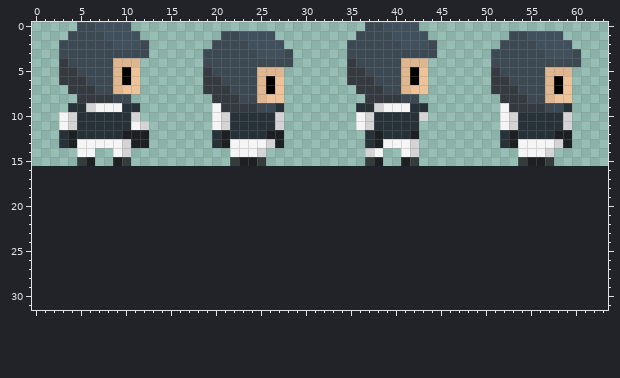
One commit to this pixel-art file: Assets/Guard.aseprite. Above, as it was before the edit.
64x16 pixels, 1 frame. Colours within 5 levels of each other are drawn and written as one. The old version is drawn lined up with the new one, on the new canvas.
Now the later version:
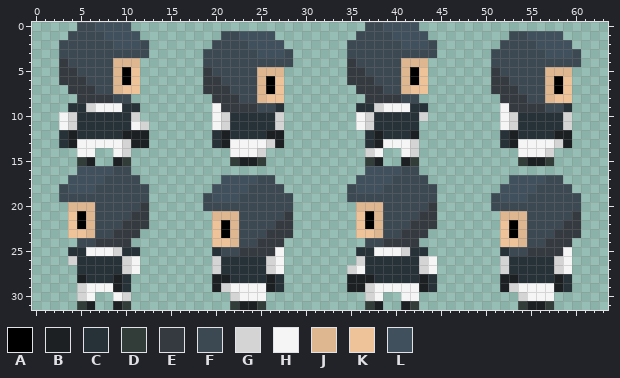
Palette (. is transparent): A #000000  B #1c2023  C #273138  D #323c39  E #343a3f  F #3d4952  G #d4d4d4  H #f5f5f5  J #deb690  K #eec39a  L #40505c
The author wrote: 🍱 Guard reverse animation
Diff:
canvas 64x16 -> 64x32
Changed rows in their new state; - is an unchanged pixel.
first column x 3:
16 --LLLLFF--------------------------LLLLFF------------------
17 -LLLLFFFF---------LLLLFF---------LLLLFFFF---------LLLLFF--
18 FLLLFFFFFF-------LLLLFFFF-------FLLLFFFFFF-------LLLLFFFF-
19 FFFFFFFFFF------FLLLFFFFFF------FFFFFFFFFF------FLLLFFFFFF
20 -JJJFFFFFE------FFFFFFFFFF-------JJJFFFFFE------FFFFFFFFFF
21 -KAJFFFFEE-------JJJFFFFFE-------KAJFFFFEE-------JJJFFFFFE
22 -KAJFFFEEE-------KAJFFFFEE-------KAJFFFEEE-------KAJFFFFEE
23 -KKJFFEEE--------KAJFFFEEE-------KKJFFEEE--------KAJFFFEEE
24 --FFEEEE---------KKJFFEEE---------FFEEEE---------KKJFFEEE-
25 -CCHHHGCC--------CFFEEEEH--------CCHHHGCC--------CFFEEEEH-
26 -GCCCCCGH--------GCCCCCGH--------GCCCCCCGH-------GCCCCCGH-
27 --CCCCCGH--------GCCCCCGH-------GHCCCCCCGH-------GCCCCCGH-
28 --BCCCBC---------BBCCCCBC-------BBBCCCCCBC-------BBCCCCBC-
29 --GHHHBC---------BGHHHHBC-------BBGHHHHHBC-------BGHHHHBC-
30 --GH--HG-----------GHHH-----------GH--HH-----------GHHH---
31 --DB--BD-----------DBBD-----------DB--BD-----------DBBD---
Pixel boxes of the changes (left, top, right, bottom) in both pictures:
added: (59, 166, 149, 310)
added: (347, 166, 437, 310)
added: (203, 175, 293, 310)
added: (491, 175, 581, 310)
